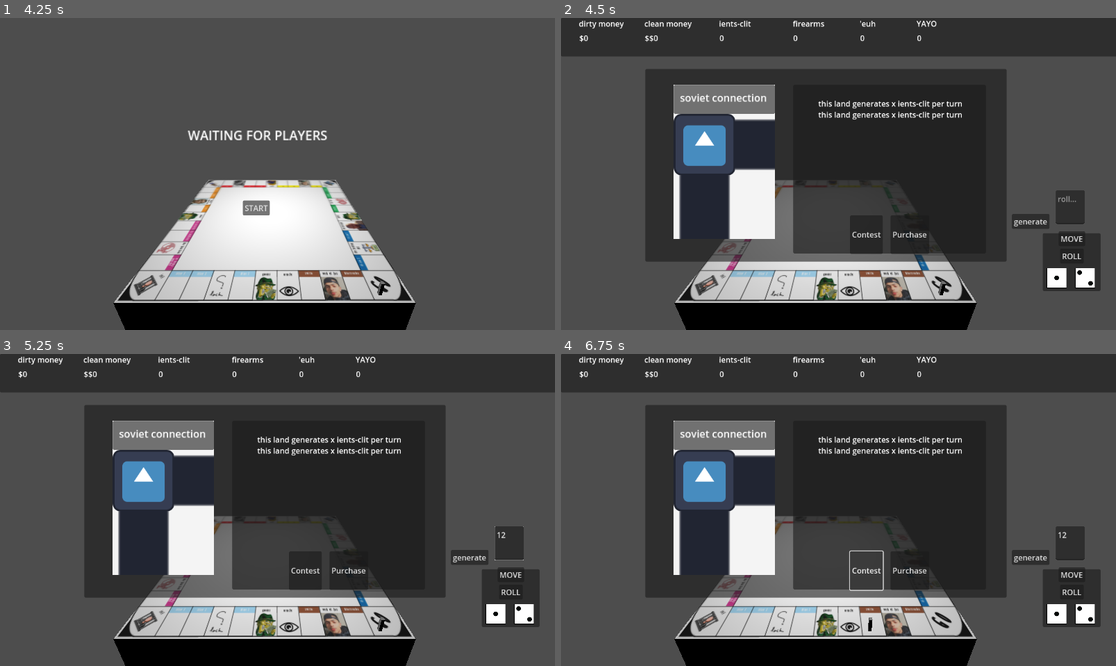
Above: before the commit, frames 1-4 (two rows, left to right).
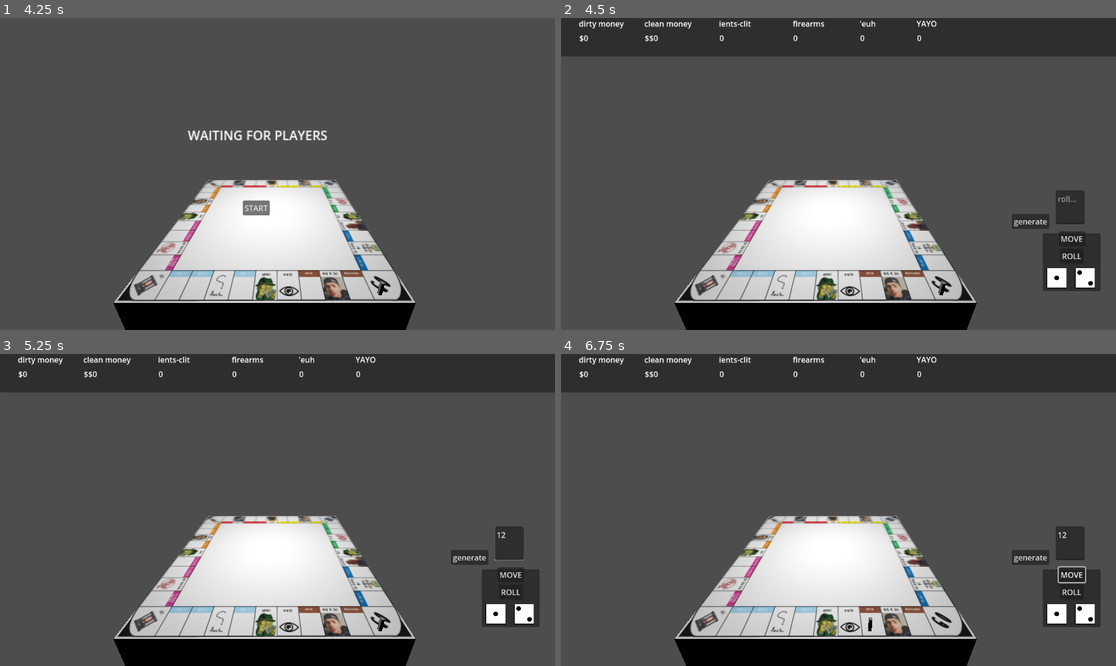
Above: after the commit, the same moments.

Repository: Khalil-Khe1/multiplayer_godot4
Game: Godot game, scene res://scenes/game.tscn
Two runs of this game, one before a commit and one after it. Both use one fixed random seed, a clock stepped at 60 frames per second and the inputs below. The engine's default icon, where the game draws it, is replaced by a stand-in: a white triangle on a blue panel in a dark square.
Inputs (mouse positions are in pixels of both pictures, inside the frame that each line leads up to):
- Up to frame 1 (4.25 s): click (61, 74) at 0.52 s; type "Alex" at 0.6 s; click "ttt" at 1.25 s; click "ttt" at 2 s; click "ttt" at 2.75 s; click "HOST" at 3.5 s
- Up to frame 2 (4.5 s): click "START" at 4.25 s
- Up to frame 3 (5.25 s): click (510, 544) at 5.02 s; type "12" at 5.1 s
- Up to frame 4 (6.75 s): click "MOVE" at 5.75 s; click (866, 569) at 6.5 s, where only the run before the commit has a clickable "Contest"

Frame 1 is identical in both runs. In frame 2, 39% of the frame differs, in the area x 15-81%, y 16-79%; in frame 3, 39%; in frame 4, 39%, in the area x 15-95%, y 16-79%.

Commit message:
land ui set get on button signal

Diff:
--- a/pnl_sim/scenes/game.tscn
+++ b/pnl_sim/scenes/game.tscn
@@ -12,6 +12,9 @@
 
 [sub_resource type="StyleBoxFlat" id="StyleBoxFlat_t6vdv"]
 bg_color = Color(0.955963, 0.955963, 0.955963, 1)
+
+[sub_resource type="StyleBoxFlat" id="StyleBoxFlat_dgp5s"]
+bg_color = Color(0.717647, 0, 0, 1)
 
 [sub_resource type="StandardMaterial3D" id="StandardMaterial3D_jj1ib"]
 albedo_texture = ExtResource("1_77oa0")
@@ -400,6 +403,7 @@
 layout_mode = 0
 offset_right = 210.0
 offset_bottom = 60.0
+theme_override_styles/panel = SubResource("StyleBoxFlat_dgp5s")
 
 [node name="land_title" type="RichTextLabel" parent="control/game_ui/land_panel/square"]
 layout_mode = 0
@@ -423,7 +427,36 @@
 offset_right = 707.0
 offset_bottom = 383.0
 
-[node name="description" type="RichTextLabel" parent="control/game_ui/land_panel/misc"]
+[node name="land_vid" type="VideoStreamPlayer" parent="control/game_ui/land_panel/misc"]
+visible = false
+layout_mode = 0
+offset_left = -1.0
+offset_right = 399.0
+offset_bottom = 280.0
+
+[node name="hbox" type="HBoxContainer" parent="control/game_ui/land_panel/misc"]
+layout_mode = 0
+offset_top = 271.0
+offset_right = 400.0
+offset_bottom = 351.0
+theme_override_constants/separation = 16
+alignment = 1
+
+[node name="Button" type="Button" parent="control/game_ui/land_panel/misc/hbox"]
+layout_mode = 2
+text = "Contest"
+
+[node name="Button2" type="Button" parent="control/game_ui/land_panel/misc/hbox"]
+layout_mode = 2
+text = "Purchase"
+
+[node name="description_panel" type="Panel" parent="control/game_ui/land_panel/misc"]
+visible = false
+offset_top = 1.0
+offset_right = 400.0
+offset_bottom = 351.0
+
+[node name="description" type="RichTextLabel" parent="control/game_ui/land_panel/misc/description_panel"]
 layout_mode = 0
 offset_left = 52.0
 offset_top = 27.0
@@ -432,28 +465,12 @@
 text = "this land generates x ients-clit per turn
 this land generates x ients-clit per turn"
 
-[node name="VideoStreamPlayer" type="VideoStreamPlayer" parent="control/game_ui/land_panel/misc"]
-visible = false
-layout_mode = 0
-offset_left = -1.0
-offset_right = 399.0
-offset_bottom = 280.0
-
-[node name="HBoxContainer" type="HBoxContainer" parent="control/game_ui/land_panel/misc"]
-layout_mode = 0
-offset_top = 271.0
-offset_right = 400.0
-offset_bottom = 351.0
-theme_override_constants/separation = 16
-alignment = 1
-
-[node name="Button" type="Button" parent="control/game_ui/land_panel/misc/HBoxContainer"]
-layout_mode = 2
-text = "Contest"
-
-[node name="Button2" type="Button" parent="control/game_ui/land_panel/misc/HBoxContainer"]
-layout_mode = 2
-text = "Purchase"
+[node name="exit" type="Button" parent="control/game_ui/land_panel"]
+layout_mode = 0
+offset_left = 718.0
+offset_right = 748.0
+offset_bottom = 31.0
+text = "X"
 
 [node name="gamescene" type="Node3D" parent="."]
 script = ExtResource("4_8r5b8")
@@ -481,4 +498,6 @@
 [connection signal="pressed" from="control/game_ui/roll_panel/move" to="gamescene" method="_on_move_pressed"]
 [connection signal="pressed" from="control/game_ui/roll_panel/roll" to="gamescene" method="_on_roll_pressed"]
 [connection signal="pressed" from="control/game_ui/roll_panel/generate" to="gamescene" method="_on_generate_pressed"]
+[connection signal="pressed" from="control/game_ui/gameplay_panel/land_button" to="gamescene" method="_on_land_button_pressed"]
 [connection signal="pressed" from="control/game_ui/gameplay_panel/end_turn" to="gamescene" method="_on_end_turn_pressed"]
+[connection signal="pressed" from="control/game_ui/land_panel/exit" to="gamescene" method="_on_exit_pressed"]
--- a/pnl_sim/scripts/game_controller.gd
+++ b/pnl_sim/scripts/game_controller.gd
@@ -68,6 +68,14 @@
 func _ready():
 	pass
 
+func ui_init():
+	var server  = self.get_parent()
+	server.get_node("control/lobby").set_visible(false)
+	server.get_node("control/game_ui").set_visible(true)
+	server.get_node("control/game_ui/roll_panel").set_visible(true)
+	server.get_node("control/game_ui/gameplay_panel").set_visible(false)
+	server.get_node("control/game_ui/land_panel").set_visible(false)
+
 func load_resources():
 	load_dice()
 	load_lands()
@@ -122,6 +130,7 @@
 func load_panels():
 	panels["roll"] = self.get_parent().get_node("control/game_ui/roll_panel")
 	panels["gameplay"] = self.get_parent().get_node("control/game_ui/gameplay_panel")
+	panels["land"] = self.get_parent().get_node("control/game_ui/land_panel")
 
 func load_lands():
 	shares = load("res://scripts/shares.gd").new()
@@ -146,18 +155,18 @@
 		return
 	var s : Vector3 = Vector3(0, 0, 0)
 	for i in howmuch:
-		if(players[0].square in range(0, 10)):
+		if(players[turn].get_square() in range(0, 10)):
 			s = Vector3(0, 0, 1)
-		if(players[0].square in range(10, 20)):
+		if(players[turn].get_square() in range(10, 20)):
 			s = Vector3(-1, 0, 0)
-		if(players[0].square in range(20, 30)):
+		if(players[turn].get_square() in range(20, 30)):
 			s = Vector3(0, 0, -1)
-		if(players[0].square in range(30, 40)):
+		if(players[turn].get_square() in range(30, 40)):
 			s = Vector3(1, 0, 0)
 		players[0].position = players[0].position + (s * step)
-		players[0].square = players[0].square + 1
-		if(players[0].square > 39):
-			players[0].square = 0
+		players[turn].set_square(players[turn].get_square() + 1)
+		if(players[turn].get_square() > 39):
+			players[turn].set_square(0)
 		await get_tree().create_timer(0.4).timeout
 	set_game_state(gameStates.ACTION)
 
@@ -174,11 +183,7 @@
 	self.get_parent().get_node("control/game_ui/roll_panel/howmuch").set_text(str(r1 + r2 + 2))
 
 func _on_start_pressed():
-	var server  = self.get_parent()
-	server.get_node("control/lobby").set_visible(false)
-	server.get_node("control/game_ui").set_visible(true)
-	server.get_node("control/game_ui/roll_panel").set_visible(true)
-	server.get_node("control/game_ui/gameplay_panel").set_visible(false)
+	ui_init()
 	load_players()
 	load_resources()
 	sync_peers_on_init()
@@ -215,3 +220,32 @@
 
 func _on_end_turn_pressed():
 	set_game_state(gameStates.ENDTURN)
+
+
+func _on_land_button_pressed():
+	var keywords : Array = ["land"]
+	hide_unhide_ui(keywords)
+	var current_land = shares.find(players[turn].get_square())
+	var land_ui = panels["land"]
+	var new_style = StyleBoxFlat.new()
+	new_style.set_bg_color(current_land.get_color())
+	new_style.set_draw_center(true)
+	new_style.set_corner_detail(8)
+	land_ui.get_node("square/land_title").set_text(current_land.get_land_name())
+	print(current_land.get_color())
+	land_ui.get_node("square/color").set("theme_override_styles/panel/bg_color", current_land.get_color()) #FIGURE OUT PANEL COLORING
+	#land_ui.get_node("Sprite2D").set_texture(current_land.get_image())
+	land_ui.get_node("misc/description_panel/description").set_text(current_land.get_description())
+	if(current_land.get_video() != null):
+		land_ui.get_node("misc/land_video").set_stream(current_land.get_video())
+	if(!current_land.get_buttons().is_empty()):
+		for b in current_land.get_buttons():
+			if(turn == current_land.get_land_owner().get_order()):
+				if(b.get_text() == "Contest"):
+					continue
+			land_ui.get_node("misc/hbox").add_child(b)
+
+
+func _on_exit_pressed():
+	var keywords : Array = ["gameplay"]
+	hide_unhide_ui(keywords)
--- a/pnl_sim/scripts/player.gd
+++ b/pnl_sim/scripts/player.gd
@@ -28,6 +28,12 @@
 
 func set_order(o : int):
 	self.order = o
+
+func set_square(s : int):
+	self.square = s
+
+func get_square():
+	return self.square
 
 func init_navbar():
 	var navbar = get_tree().get_root().get_node("server/control/game_ui/navbar")
--- a/pnl_sim/scripts/turfs/level1/blue1.gd
+++ b/pnl_sim/scripts/turfs/level1/blue1.gd
@@ -5,3 +5,4 @@
 	square = 6
 	resources = {"ients-clit" : [0, 4]}
 	price = 0
+	color = Color(170, 224, 252)
--- a/pnl_sim/scripts/turfs/level1/blue2.gd
+++ b/pnl_sim/scripts/turfs/level1/blue2.gd
@@ -5,3 +5,4 @@
 	square = 7
 	resources = {"ients-clit" : [0, 4]}
 	price = 0
+	color = Color(170, 224, 252)
--- a/pnl_sim/scripts/turfs/level1/blue3.gd
+++ b/pnl_sim/scripts/turfs/level1/blue3.gd
@@ -5,3 +5,4 @@
 	square = 9
 	resources = {"ients-clit" : [0, 8]}
 	price = 0
+	color = Color(170, 224, 252)
--- a/pnl_sim/scripts/turfs/level1/green1.gd
+++ b/pnl_sim/scripts/turfs/level1/green1.gd
@@ -5,3 +5,4 @@
 	square = 31
 	resources = {"ients-clit" : [0, 60]}
 	price = 0
+	color = Color(31, 178, 90)
--- a/pnl_sim/scripts/turfs/level1/green2.gd
+++ b/pnl_sim/scripts/turfs/level1/green2.gd
@@ -5,3 +5,4 @@
 	square = 32
 	resources = {"ients-clit" : [0, 60]}
 	price = 0
+	color = Color(31, 178, 90)
--- a/pnl_sim/scripts/turfs/level1/green3.gd
+++ b/pnl_sim/scripts/turfs/level1/green3.gd
@@ -5,3 +5,4 @@
 	square = 34
 	resources = {"ients-clit" : [0, 80]}
 	price = 0
+	color = Color(31, 178, 90)
--- a/pnl_sim/scripts/turfs/level1/kharrouba.gd
+++ b/pnl_sim/scripts/turfs/level1/kharrouba.gd
@@ -5,3 +5,4 @@
 	square = 1
 	resources = {"ients-clit" : [0, 2]}
 	price = 0
+	color = Color(149, 84, 54)
--- a/pnl_sim/scripts/turfs/level1/navy_blue1.gd
+++ b/pnl_sim/scripts/turfs/level1/navy_blue1.gd
@@ -5,3 +5,4 @@
 	square = 37
 	resources = {"ients-clit" : [0, 100]}
 	price = 0
+	color = Color(0, 114, 187)
--- a/pnl_sim/scripts/turfs/level1/navy_blue2.gd
+++ b/pnl_sim/scripts/turfs/level1/navy_blue2.gd
@@ -5,3 +5,4 @@
 	square = 39
 	resources = {"ients-clit" : [0, 120]}
 	price = 0
+	color = Color(0, 114, 187)
--- a/pnl_sim/scripts/turfs/level1/orange1.gd
+++ b/pnl_sim/scripts/turfs/level1/orange1.gd
@@ -5,3 +5,4 @@
 	square = 16
 	resources = {"ients-clit" : [0, 16], "firearms" : [0, 16]}
 	price = 0
+	color = Color(247, 148, 29)
--- a/pnl_sim/scripts/turfs/level1/orange2.gd
+++ b/pnl_sim/scripts/turfs/level1/orange2.gd
@@ -5,3 +5,4 @@
 	square = 18
 	resources = {"ients-clit" : [0, 16], "firearms" : [0, 16]}
 	price = 0
+	color = Color(247, 148, 29)
--- a/pnl_sim/scripts/turfs/level1/orange3.gd
+++ b/pnl_sim/scripts/turfs/level1/orange3.gd
@@ -5,3 +5,4 @@
 	square = 19
 	resources = {"ients-clit" : [0, 20], "firearms" : [0, 20]}
 	price = 0
+	color = Color(247, 148, 29)
--- a/pnl_sim/scripts/turfs/level1/pink1.gd
+++ b/pnl_sim/scripts/turfs/level1/pink1.gd
@@ -5,3 +5,4 @@
 	square = 11
 	resources = {"ients-clit" : [0, 10]}
 	price = 0
+	color = Color(217, 58, 150)
--- a/pnl_sim/scripts/turfs/level1/pink2.gd
+++ b/pnl_sim/scripts/turfs/level1/pink2.gd
@@ -5,3 +5,4 @@
 	square = 13
 	resources = {"ients-clit" : [0, 10]}
 	price = 0
+	color = Color(217, 58, 150)
--- a/pnl_sim/scripts/turfs/level1/pink3.gd
+++ b/pnl_sim/scripts/turfs/level1/pink3.gd
@@ -5,3 +5,4 @@
 	square = 14
 	resources = {"ients-clit" : [0, 12]}
 	price = 0
+	color = Color(217, 58, 150)
--- a/pnl_sim/scripts/turfs/level1/red1.gd
+++ b/pnl_sim/scripts/turfs/level1/red1.gd
@@ -5,3 +5,4 @@
 	square = 21
 	resources = {"firearms" : [0, 24]}
 	price = 0
+	color = Color(237, 27, 36)
--- a/pnl_sim/scripts/turfs/level1/red2.gd
+++ b/pnl_sim/scripts/turfs/level1/red2.gd
@@ -5,3 +5,4 @@
 	square = 23
 	resources = {"firearms" : [0, 24]}
 	price = 0
+	color = Color(237, 27, 36)
--- a/pnl_sim/scripts/turfs/level1/red3.gd
+++ b/pnl_sim/scripts/turfs/level1/red3.gd
@@ -5,3 +5,4 @@
 	square = 24
 	resources = {"firearms" : [0, 30]}
 	price = 0
+	color = Color(237, 27, 36)
--- a/pnl_sim/scripts/turfs/level1/yellow1.gd
+++ b/pnl_sim/scripts/turfs/level1/yellow1.gd
@@ -5,3 +5,4 @@
 	square = 26
 	resources = {"ients-clit" : [0, 38]}
 	price = 0
+	color = Color(254, 242, 0)
--- a/pnl_sim/scripts/turfs/level1/yellow2.gd
+++ b/pnl_sim/scripts/turfs/level1/yellow2.gd
@@ -5,3 +5,4 @@
 	square = 27
 	resources = {"ients-clit" : [0, 38]}
 	price = 0
+	color = Color(254, 242, 0)
--- a/pnl_sim/scripts/turfs/level1/yellow3.gd
+++ b/pnl_sim/scripts/turfs/level1/yellow3.gd
@@ -5,3 +5,4 @@
 	square = 29
 	resources = {"ients-clit" : [0, 50]}
 	price = 0
+	color = Color(254, 242, 0)
--- a/pnl_sim/scripts/turfs/level1/zwita.gd
+++ b/pnl_sim/scripts/turfs/level1/zwita.gd
@@ -5,3 +5,4 @@
 	square = 3
 	resources = {"ients-clit" : [0, 2]}
 	price = 0
+	color = Color(149, 84, 54)
--- a/pnl_sim/scripts/turfs/turf.gd
+++ b/pnl_sim/scripts/turfs/turf.gd
@@ -6,6 +6,9 @@
 var land_name : String = "Turf"
 var description : String
 var color : Color
+var image : Sprite2D
+var video : VideoStream
+var buttons : Array
 
 #stats
 var square : int
@@ -22,10 +25,13 @@
 
 func _init():
 	square = -1
-	description = ""
 	resources = {}
 	price = 0
 	frozen_turns = 0
+	image = null
+	video.set_file("")
+	generate_description()
+	buttons = []
 
 #Setget
 func get_square():
@@ -36,6 +42,32 @@
 
 func get_owners():
 	return self.shares
+
+func get_color():
+	return self.color
+
+func get_image():
+	return self.image
+
+func get_video():
+	return self.video
+
+func get_buttons():
+	return self.buttons
+
+func get_description():
+	return self.description
+
+func generate_description():
+	var text : String = ""
+	if(!resources.is_empty()):
+		text = "This land generates:\n"
+		for k in resources.keys():
+			text = text + "- " + resources[k][1] + " " + k + "\n"
+	self.description = text
+
+func get_land_owner():
+	return self.land_owner
 
 func set_land_owner(player : Player):
 	self.land_owner = player
@@ -49,6 +81,19 @@
 func get_resources():
 	return self.resources
 
+func set_buttons_generic():
+	var interactions : Array = ["Contest", "Purchase", "Build"]
+	for i in interactions:
+		var b = Button.new()
+		b.set_text(i)
+		b.set_action_mode(0)
+		b.get_pressed().connect(self.some_methode())
+		buttons.append(b)
+
+func some_methode():
+	pass
+
+#gameplay functions
 func prepare(): #called before generate
 	pass
 
Not shown: 1 places in pnl_sim/scenes/game.tscn that only renumber resources
